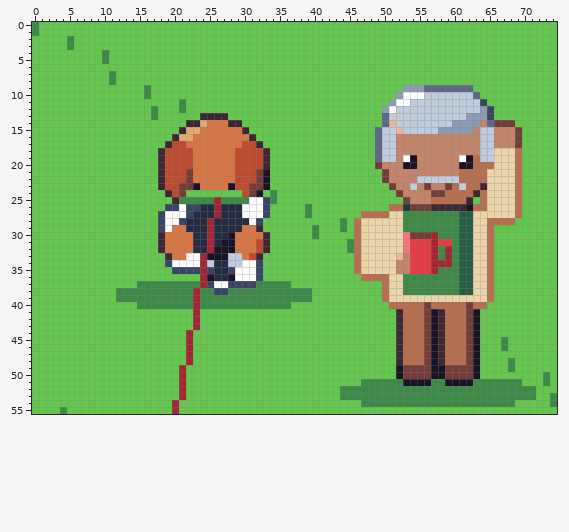
Edited in one commit: pixel-art file (art/cards/card-chatty-neighbour-move-on.aseprite). Above, as it was before the edit.
75x56 pixels, 1 frame.
Once edited:
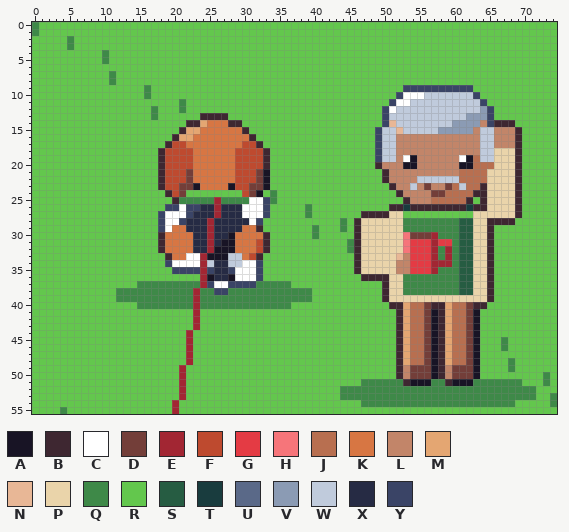
Palette (. is transparent): A #181425  B #3e2731  C #ffffff  D #733e39  E #a22633  F #be4a2f  G #e43b44  H #f6757a  J #b86f50  K #d77643  L #c28569  M #e4a672  N #e8b796  P #ead4aa  Q #3e8948  R #63c74d  S #265c42  T #193c3e  U #5a6988  V #8b9bb4  W #c0cbdc  X #262b44  Y #3a4466
Changes in this commit:
@@ x 44..71 @@
  8 RRRRRRRRRRRRRRRRRRRRRRRRRRRR
- 9 RRRRRRRRRVVVUUUUUUURRRRRRRRR
-10 RRRRRRRRVCCCWWWWWWWURRRRRRRR
-11 RRRRRRRVCCWWWWWWWWWWYRRRRRRR
-12 RRRRRRVCWWWWWWWWWWWWVYRRRRRR
-13 RRRRRRUWWWWWWWWWWWVVVYRRRRRR
-14 RRRRRRUNWWWWWWWWVVVVLUDDDRRR
-15 RRRRRUWWNWWWWWVVVVVLWWLLLDRR
-16 RRRRRUWWLLLLLLLLLLLLWWLLLDRR
-17 RRRRRUWWLLLLLLLLLLLLWWLLLDRR
-18 RRRRRUWWLLLLLLLLLLLLWWPPPJRR
-19 RRRRRUWWLCALLLLLLCAJWWPPPJRR
-20 RRRRRDLLLAALLLLLLAAJJJPPPJRR
-21 RRRRRRDLLLLLLLLLLJJJJPPPPJRR
-22 RRRRRRDLLLLWWWWWWJJJJPPPPJRR
-23 RRRRRRRDLLWLDLLDJWJJBPPPPJRR
-24 RRRRRRRRDLLLLDDJJJJBJPPPPJRR
-25 RRRRRRRRRDLLLJJJJJBRJPPPPJRR
-26 RRRRRRRJJTDDDBBBBBAJJPPPPJRR
-27 RRRJJJJPPQQQQQQQQSSPPPPPPJRR
-28 QRJPPPPPPQQQQQQQQSSPPJJJJRRR
-29 QRJPPPPPPQQQQQQQQSSPPJRRRRRR
-30 RRJPPPPPPHDDDEQQQSSPPJRRRRRR
-31 RQJPPPPPPHGGGEGGQSSPPJRRRRRR
-32 RQJPPPPPPHGGGEQEQSSPPJRRRRRR
-33 RRJPPPPPNLGGGEQEQSSPPJRRRRRR
-34 RRJPPPPPLLGGGEEEQSSPPJRRRRRR
-35 RRJPPPPPLLGGGEQQQSSPPJRRRRRR
-36 RRRJJJJPPQQQQQQQQSSPPJRRRRRR
-37 RRRRRRJPPQQQQQQQQSSPPJRRRRRR
-38 RRRRRRJPPQQQQQQQQSSPPJRRRRRR
-39 RRRRRRJPPPPPPPPPPPPPPJRRRRRR
-40 RRRRRRRJJJJJDJJJJJDJJRRRRRRR
-41 RRRRRRRRBJJJDABJJJDARRRRRRRR
-42 RRRRRRRRBJJJDABJJJDARRRRRRRR
-43 RRRRRRRRBJJJDABJJJDARRRRRRRR
-44 RRRRRRRRBJJJDABJJJDARRRRRRRR
-45 RRRRRRRRBJJJDABJJJDARRRQRRRR
-46 RRRRRRRRBJJJDABJJJDARRRQRRRR
-47 RRRRRRRRBJJJDABJJJDARRRRRRRR
-48 RRRRRRRRBJJJDABJJJDARRRRQRRR
-49 RRRRRRRRADDDDAADDDDARRRRQRRR
-50 RRRRRRRRADDDDAADDDDARRRRRRRR
-51 RRRQQQQQQAAAAQQAAAAQQQQQQQRR
+ 9 RRRRRRRRRYYYYYYYYYYRRRRRRRRR
+10 RRRRRRRRYCCCWWWWWWWYRRRRRRRR
+11 RRRRRRRYCCWWWWWWWWWWYRRRRRRR
+12 RRRRRRYCWWWWWWWWWWWWVYRRRRRR
+13 RRRRRRYWWWWWWWWWWWVVVYRRRRRR
+14 RRRRRRYNWWWWWWWWVVVVLYBBBRRR
+15 RRRRRYWWNWWWWWVVVVVLWWLLLBRR
+16 RRRRRYWWLLLLLLLLLLLLWWLLLBRR
+17 RRRRRYWWLLLLLLLLLLLLWWLLLBRR
+18 RRRRRYWWLLLLLLLLLLLLWWPPPBRR
+19 RRRRRYWWLCALLLLLLCAJWWPPPBRR
+20 RRRRRBLLLAALLLLLLAAJJJPPPBRR
+21 RRRRRRBLLLLLLLLLLJJJJPPPPBRR
+22 RRRRRRBLLLLWWWWWWJJJJPPPPBRR
+23 RRRRRRRBLLWLDLLDJWJJBPPPPBRR
+24 RRRRRRRRBLLLLDDJJJJBBPPPPBRR
+25 RRRRRRRRRBLLLJJJJJBRBPPPPBRR
+26 RRRRRRRBBTBBBBBBBBTBBPPPPBRR
+27 RRRBBBBPPRRRRRRRRRRPPPPPPBRR
+28 QRBPPPPPPQQQQQQQQSSPPBBBBRRR
+29 QRBPPPPPPQQQQQQQQSSPPBRRRRRR
+30 RRBPPPPPPHDDDEQQQSSPPBRRRRRR
+31 RQBPPPPPPHGGGEGGQSSPPBRRRRRR
+32 RQBPPPPPPHGGGEQEQSSPPBRRRRRR
+33 RRBPPPPPNLGGGEQEQSSPPBRRRRRR
+34 RRBPPPPPLLGGGEEEQSSPPBRRRRRR
+35 RRBPPPPPLLGGGEQQQSSPPBRRRRRR
+36 RRRBBBBPPQQQQQQQQSSPPBRRRRRR
+37 RRRRRRBPPQQQQQQQQSSPPBRRRRRR
+38 RRRRRRBPPQQQQQQQQSSPPBRRRRRR
+39 RRRRRRBPPPPPPPPPPPPPPBRRRRRR
+40 RRRRRRRBBMJJDBBMJJDBBRRRRRRR
+41 RRRRRRRRBMJJDABMJJDARRRRRRRR
+42 RRRRRRRRBMJJDABMJJDARRRRRRRR
+43 RRRRRRRRBMJJDABMJJDARRRRRRRR
+44 RRRRRRRRBMJJDABMJJDARRRRRRRR
+45 RRRRRRRRBMJJDABMJJDARRRQRRRR
+46 RRRRRRRRBMJJDABMJJDARRRQRRRR
+47 RRRRRRRRBMJJDABMJJDARRRRRRRR
+48 RRRRRRRRBMJJDABMJJDARRRRQRRR
+49 RRRRRRRRBLDDDABLDDDARRRRQRRR
+50 RRRRRRRRBLDDDABLDDDARRRRRRRR
+51 RRRQQQQQQBAAAQQBAAAQQQQQQQRR
 52 QQQQQQQQQQQQQQQQQQQQQQQQQQQQ
